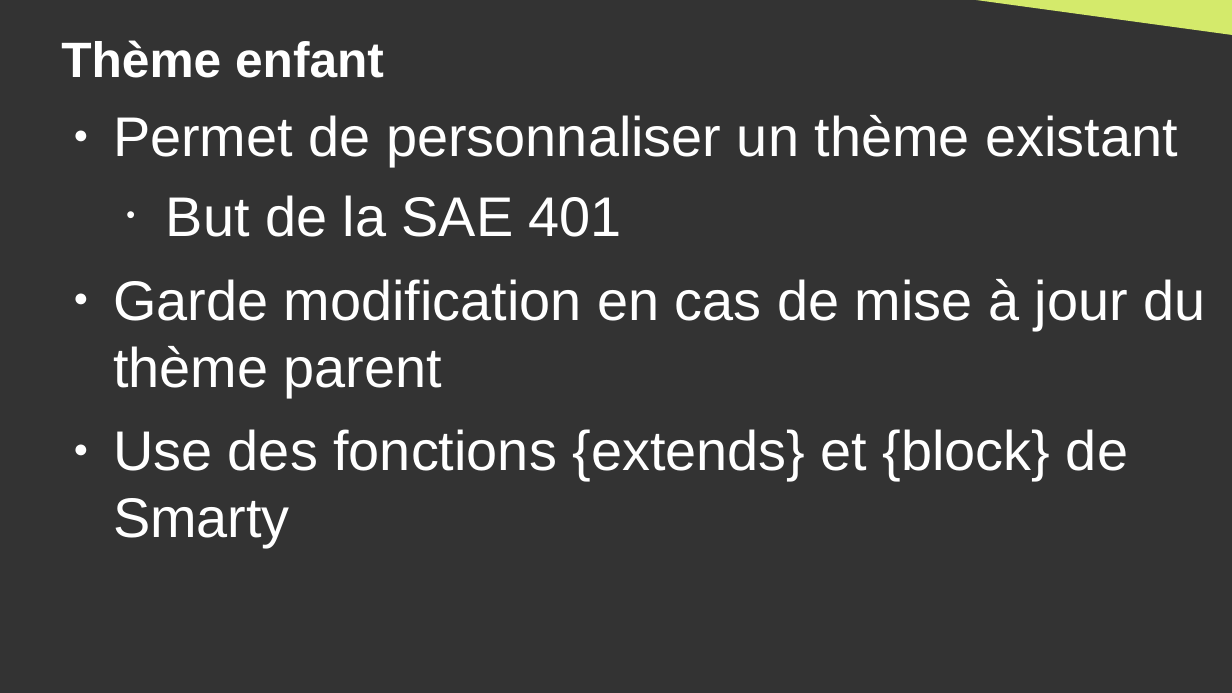
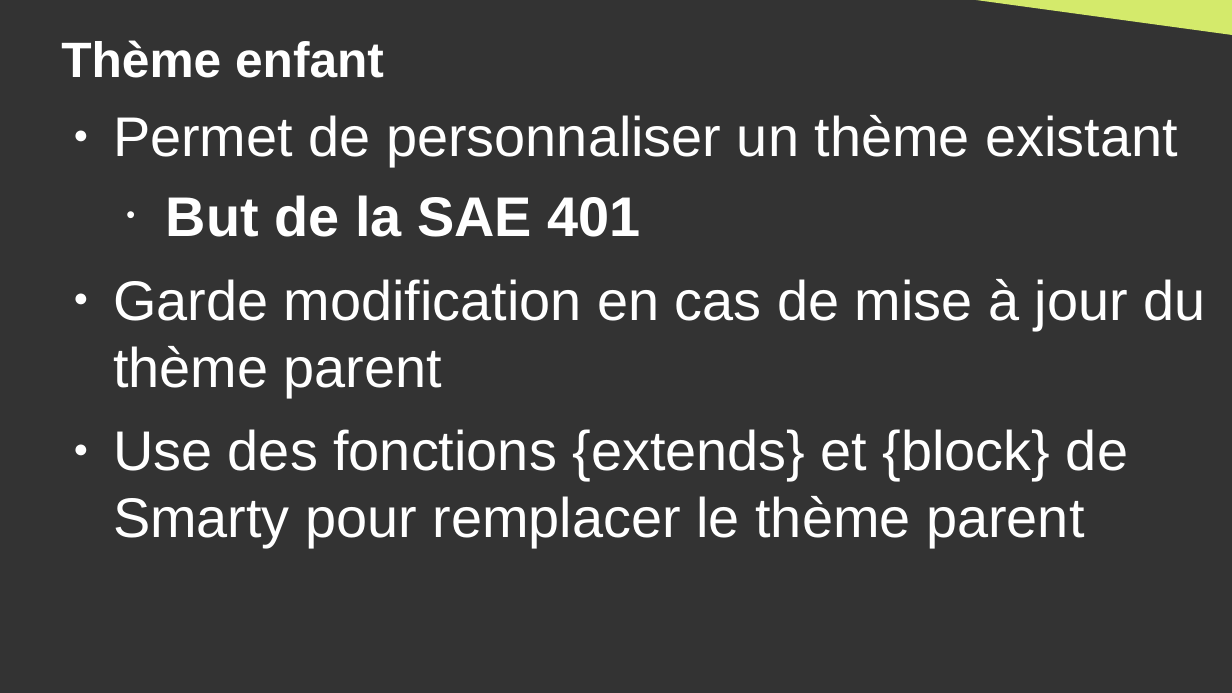
Before and after one commit to DanYellow/cours, a slide deck: slide 18 of gestion-de-contenus-specialisee-s4/travaux-pratiques/numero-1/presentation.odp. Drawn at 1232x693 pixels with LibreOffice and Linux fonts; fonts in the diff are those of the drawing. Boxes give left, top, right and bottom in pixels: in the first picture for what was removed or moved away, otherwise in the second. Text is boxed around its words. In the diff, an @@ line names an element or a change of style, - is before the commit and + after.

```diff
--- a/gestion-de-contenus-specialisee-s4/travaux-pratiques/numero-1/presentation.odp
+++ b/gestion-de-contenus-specialisee-s4/travaux-pratiques/numero-1/presentation.odp
@@ text at (166,195,640,237): bold on in "But de la SAE 401" @@
@@ text at (113,429,1128,547): text changed @@
-● Use des fonctions {extends} et {block} de Smarty
+● Use des fonctions {extends} et {block} de Smarty pour remplacer le thème parent
```
Also in this commit, not shown: 7 other slides changed, 2 slides added, 1 slide removed, 4 other files.
